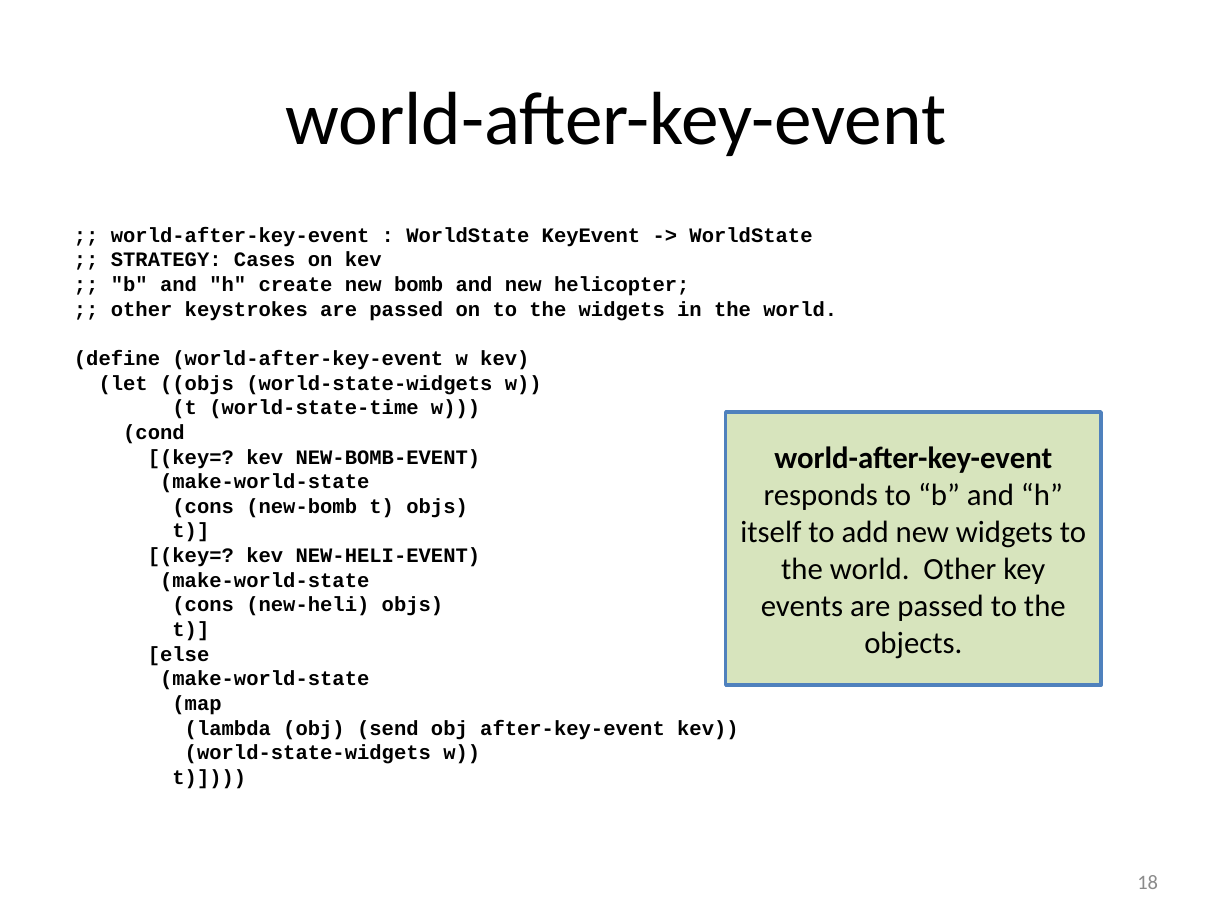
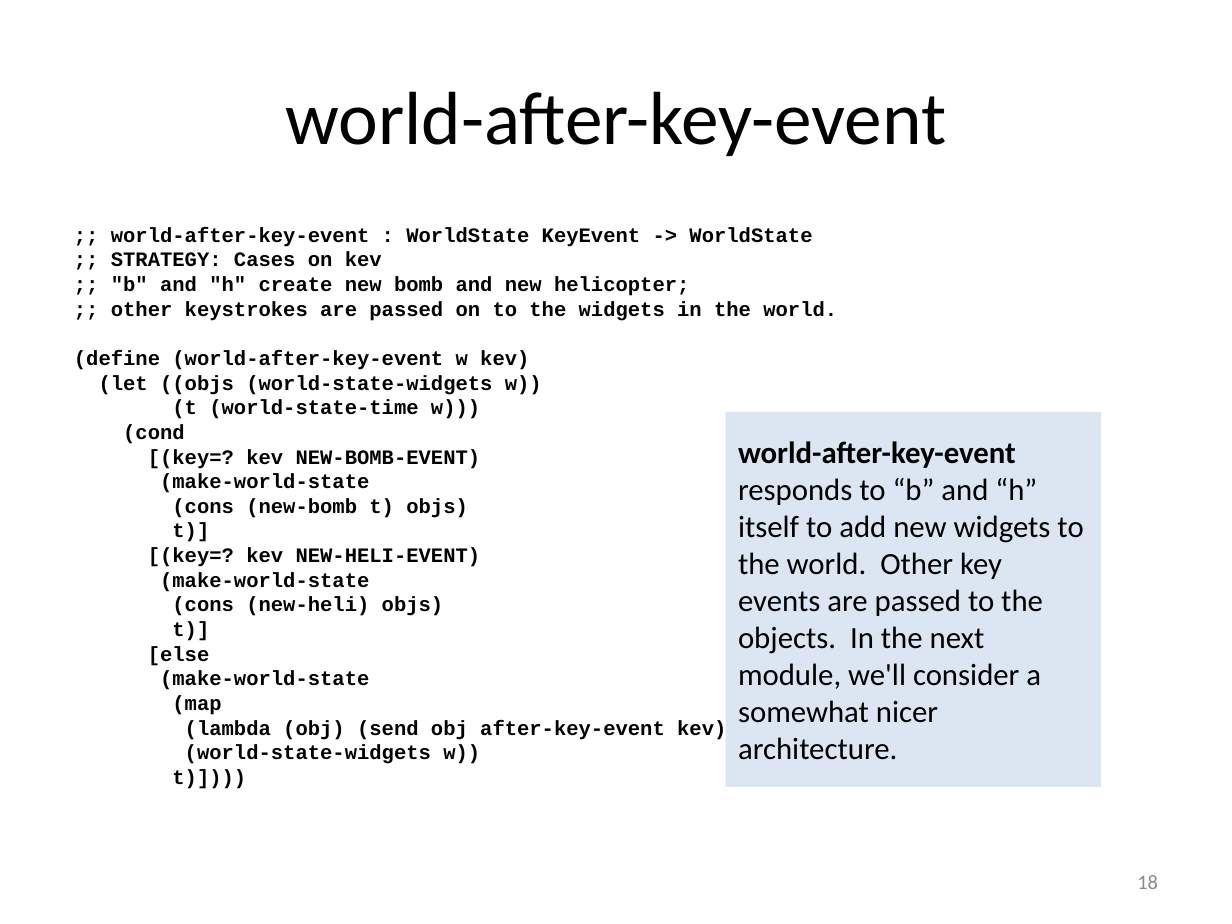
Before and after one commit to mwand/cs5010f16, a slide deck: slide 18 of Slides/Lesson 9.2 A Case Study- Space Invaders.pptx. Drawn at 1232x924 pixels with LibreOffice and Linux fonts; fonts in the diff are those of the drawing. Boxes give left, top, right and bottom in pixels: in the first picture for what was removed or moved away, otherwise in the second. Text is boxed around its words. In the diff, an @@ line names an element or a change of style, - is before the commit and + after.

Commit message:
starting to work on module09

```diff
--- a/Slides/Lesson 9.2 A Case Study- Space Invaders.pptx
+++ b/Slides/Lesson 9.2 A Case Study- Space Invaders.pptx
@@ rectangle "world-after-key-event responds to “b” and ..." resized from (x1=726, y1=411, x2=1101, y2=685) to (x1=726, y1=411, x2=1101, y2=786) @@
@@ rectangle "world-after-key-event responds to “b” and ..." at (x1=726, y1=411, x2=1101, y2=786): fill #D7E4BD to #DCE6F2; outline #4F81BD 2 pt to none @@
@@ text in rectangle at (x1=738, y1=441, x2=1083, y2=760): text changed @@
-world-after-key-event responds to “b” and “h” itself to add new widgets to the world. Other key events are passed to the objects.
+world-after-key-event responds to “b” and “h” itself to add new widgets to the world. Other key events are passed to the objects. In the next module, we'll consider a somewhat nicer architecture.
```
Also in this commit, not shown: 12 other slides changed, 9 other files.
